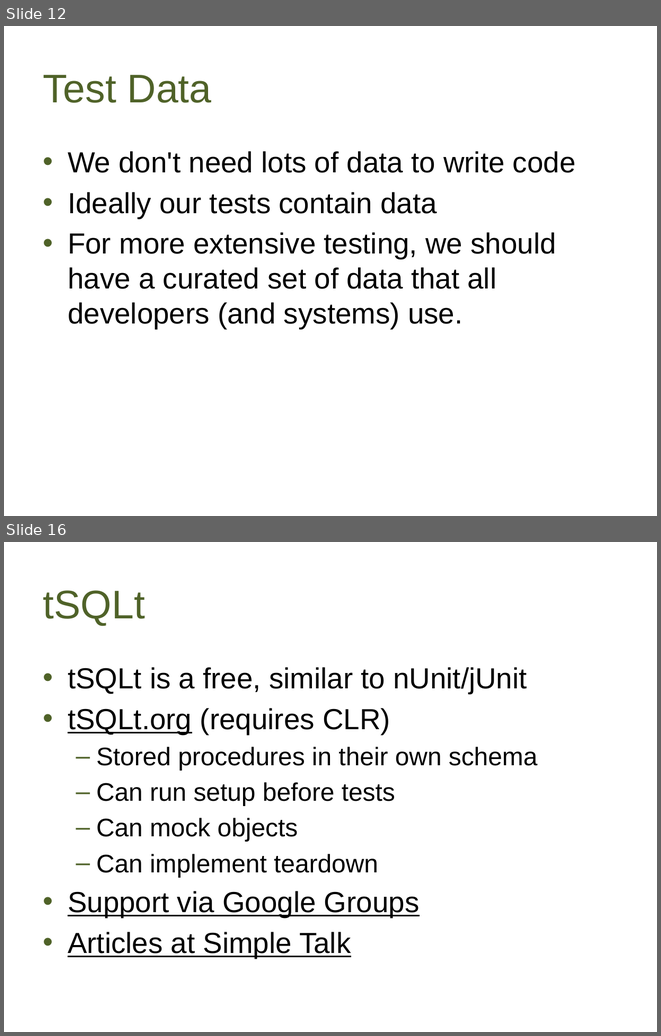
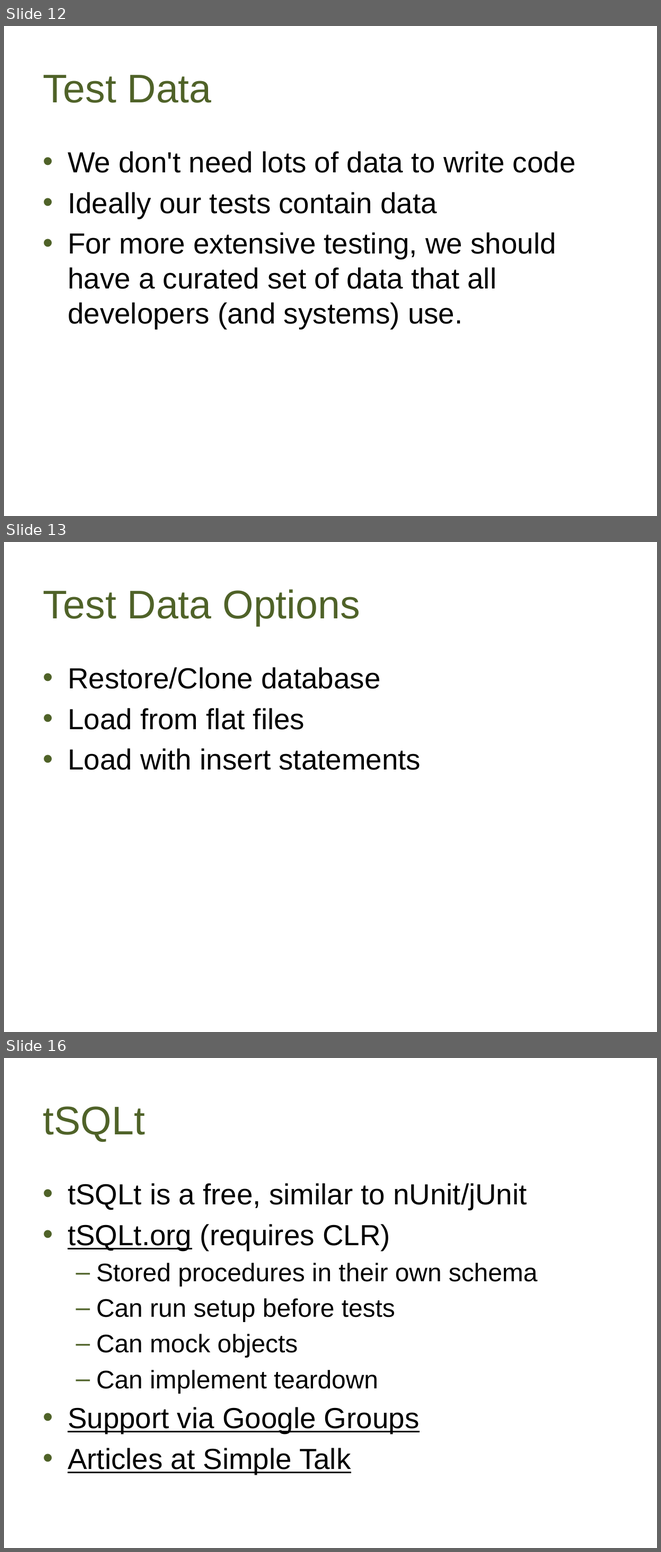
Before and after one commit to way0utwest/UnitTestingTSQL, a slide deck: UnitTestingTSQL.pptx. Shown one above the other, each under a label of ours: slides 12 and 16 before the commit, slides 12, 13 and 16 after it; the slides between them are not shown. The pictures are 661x1036 and 661x1552 pixels, drawn with LibreOffice and Linux fonts; fonts in the diff are those of the drawing; background and template pictures are left out. Boxes give left, top, right and bottom in pixels: in the first picture for what was removed or moved away, otherwise in the second. Text is boxed around its words. In the diff, an @@ line names an element or a change of style, - is before the commit and + after.

```diff
--- a/UnitTestingTSQL.pptx
+++ b/UnitTestingTSQL.pptx
@@ slide 13 added at [4, 542, 657, 1032], background picture (left out) @@
@@ title added at [43, 589, 360, 626], 44 pt, text #4F6228 @@
+Test Data Options
@@ text added at [68, 667, 421, 770], 32 pt, text #000000 @@
+• Restore/Clone database
+• Load from flat files
+• Load with insert statements
```
Also in this commit, not shown: 7 slides changed, 1 other slide added, 1 slide removed, 2 other files.
